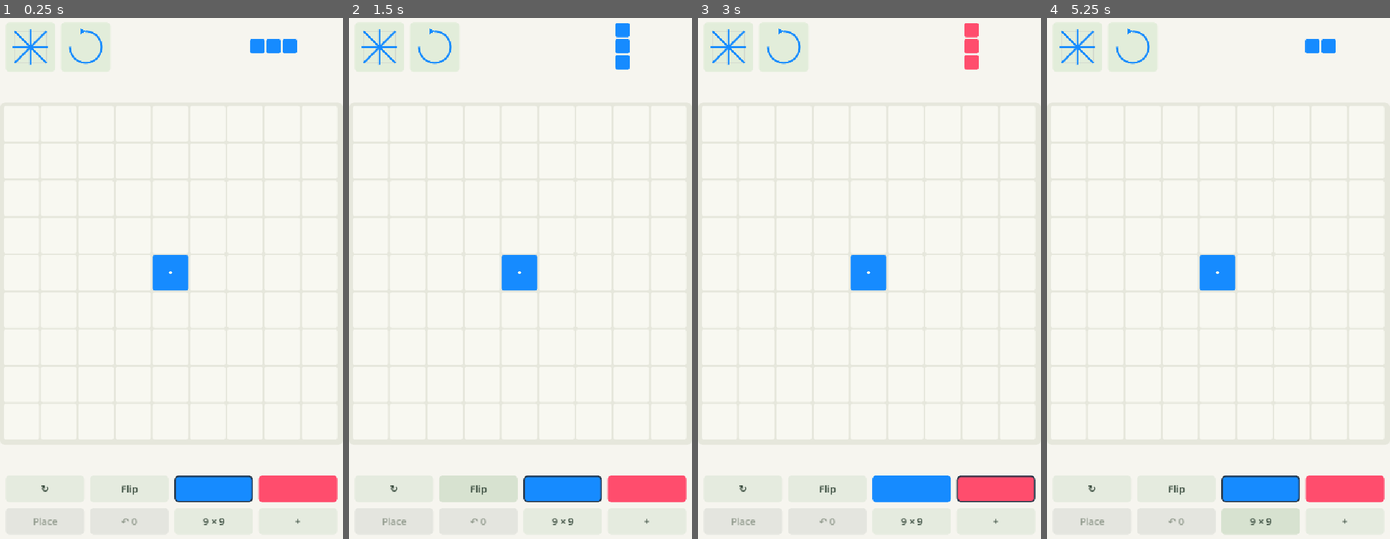
Above: before the commit, frames 1-4 (left to right).
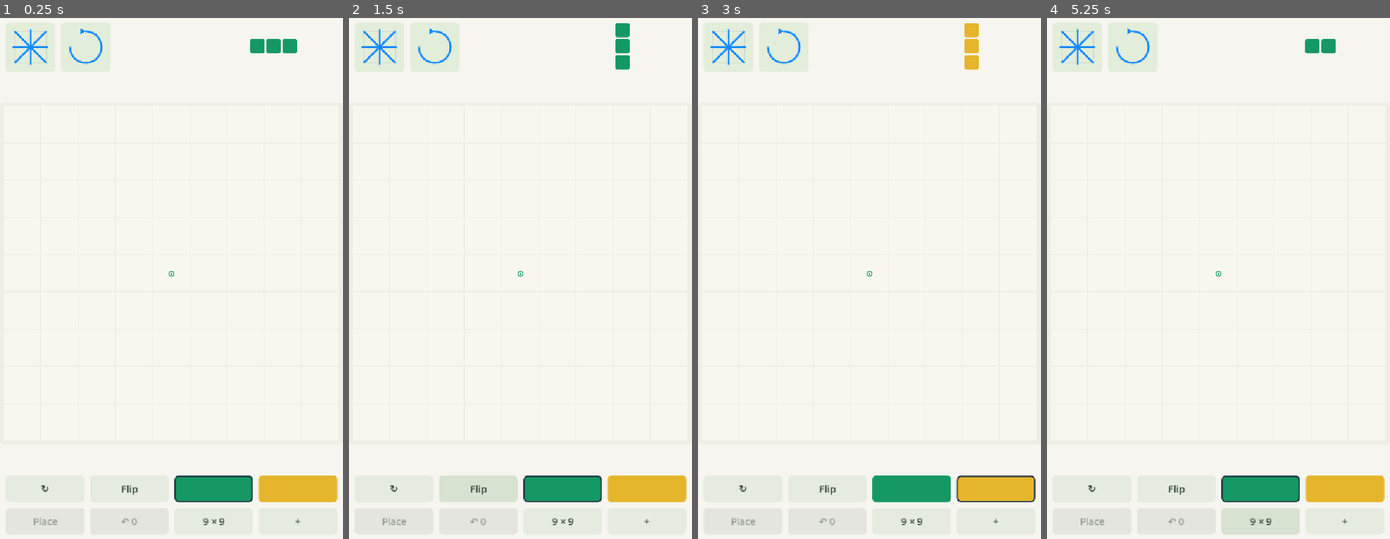
Above: after the commit, the same moments.

Repository: Shine-game/Tiles
Game: Godot game, scene res://main.tscn
The game is run twice, just before and just after one commit, with the same random seed, the same clock (stepped at 60 frames per second) and the same inputs.
Inputs (mouse positions are in pixels of both pictures, inside the frame that each line leads up to):
- Up to frame 1 (0.25 s): no input
- Up to frame 2 (1.5 s): click "↻" at 0.5 s; click "Flip" at 1.25 s
- Up to frame 3 (3 s): click (910, 486) at 2.02 s; click (996, 486) at 2.77 s
- Up to frame 4 (5.25 s): click "+" at 3.5 s; click "9 × 9" at 4.25 s; click "11 × 11" at 5 s

The runs differ from the first frame. In frame 1, 3.3% of the frame differs, in the area x 44-99%, y 4-93%; in frame 2, 3.3%; in frame 3, 3.3%; in frame 4, 3.2%.

Commit message:
Animate procedural vine growth, flowers, and blooming connections

Diff:
--- a/assets/icon.svg
+++ b/assets/icon.svg
@@ -1,5 +1,5 @@
 <svg xmlns="http://www.w3.org/2000/svg" width="512" height="512" viewBox="0 0 512 512">
 <rect width="512" height="512" rx="110" fill="#f6f5ef"/>
-<g fill="#168bff"><rect x="112" y="112" width="88" heigh …(290 unchanged characters)…
-<g fill="#ff4d6d"><rect x="312" y="112" width="88" height="88" rx="12"/><rect x="212" y="212" width="88" height="88" rx="12"/><rect x="112" y="312" width="88" height="88" rx="12"/></g>
+<g fill="#159864"><rect x="112" y="112" width="88" heigh …(290 unchanged characters)…
+<g fill="#e5b52c"><rect x="312" y="112" width="88" height="88" rx="12"/><rect x="212" y="212" width="88" height="88" rx="12"/><rect x="112" y="312" width="88" height="88" rx="12"/></g>
 </svg>
--- a/scripts/board_view.gd
+++ b/scripts/board_view.gd
@@ -1,14 +1,53 @@
 class_name TileBoardView
 extends Control
 
+signal growth_finished
 const Palette = preload("res://scripts/palette.gd")
+const Growth = preload("res://scripts/growth.gd")
 var board: Array = []
+var pattern = Growth.new()
+var clock := 0.0
+var growing := false
 var field := Rect2()
 var pitch := 1.0
 
 func _ready() -> void:
 	mouse_filter = Control.MOUSE_FILTER_IGNORE
 	resized.connect(queue_redraw)
+	set_process(false)
+
+func show_settled(grid: Array) -> void:
+	board = grid
+	pattern.build(grid, grid)
+	clock = 0
+	growing = false
+	set_process(false)
+	queue_redraw()
+
+func sync_board(grid: Array) -> void:
+	if pattern.board != grid:
+		show_settled(grid)
+
+func animate_growth(before: Array, after: Array) -> void:
+	board = after
+	pattern.build(before, after)
+	clock = 0
+	growing = pattern.duration > 0
+	set_process(growing)
+	queue_redraw()
+
+func advance_growth(delta: float) -> void:
+	if not growing:
+		return
+	clock = minf(pattern.duration, clock + maxf(0, delta))
+	if clock >= pattern.duration:
+		growing = false
+		set_process(false)
+		growth_finished.emit()
+	queue_redraw()
+
+func _process(delta: float) -> void:
+	advance_growth(delta)
 
 func update_geometry() -> void:
 	if board.is_empty():
@@ -17,32 +56,105 @@
 	field = Rect2((size - Vector2.ONE * side) / 2, Vector2.ONE * side)
 	pitch = (side - 16.0) / board.size()
 
+func _point(position_in_grid: Vector2) -> Vector2:
+	return field.position + Vector2(8, 8) + position_in_grid * pitch
+
+static func pop(progress: float) -> float:
+	var t: float = clampf(progress, 0, 1)
+	return smoothstep(0, 1, t) + sin(t * PI) * 0.15
+
 func _draw() -> void:
 	if board.is_empty():
 		return
 	update_geometry()
-	draw_style_box(_box(Color("e6e7dc"), 12), field)
+	var frame := StyleBoxFlat.new()
+	frame.bg_color = Color("eeeee5")
+	frame.set_corner_radius_all(10)
+	draw_style_box(frame, field)
+	# Occupancy stays logical: positioned squares give way to open floor.
 	for y in range(board.size()):
 		for x in range(board.size()):
-			var cell := Vector2i(x, y)
-			var rect := Rect2(field.position + Vector2(8, 8) + Vector2(cell) * pitch, Vector2.ONE * (pitch - 4))
-			var value: int = board[y][x]
-			var color := Color("f8f8f1") if value == 0 else Palette.tile(value)
-			draw_style_box(_box(color, 4), rect)
-			if cell == Vector2i(board.size() / 2, board.size() / 2):
-				draw_circle(rect.get_center(), 3, Color("f8f8f1"))
+			var rect := Rect2(_point(Vector2(x, y)), Vector2.ONE * (pitch - 2))
+			draw_rect(rect, Color("f8f7ef"))
+	for edge: Dictionary in pattern.edges:
+		_draw_edge(edge)
+	for link: Dictionary in pattern.links:
+		_draw_link(link)
+	for cell: Vector2i in pattern.arrivals:
+		var scale: float = pop((clock - float(pattern.arrivals[cell])) / Growth.CENTER_POP)
+		if scale > 0:
+			var center := _point(Vector2(cell) + Vector2(0.5, 0.5))
+			var color: Color = Palette.tile(board[cell.y][cell.x])
+			draw_arc(center, pitch * 0.065 * scale, 0, TAU, 24, color, maxf(1, pitch * 0.024), true)
+			draw_circle(center, pitch * 0.023 * scale, color, true, -1, true)
+	for corner: Vector2i in pattern.flowers:
+		_draw_flower(corner, pattern.flowers[corner])
 
-func _box(color: Color, radius: int) -> StyleBoxFlat:
-	var style := StyleBoxFlat.new()
-	style.bg_color = color
-	style.set_corner_radius_all(radius)
-	return style
+func _vine(a: Vector2, b: Vector2, start: float, end: float, ink: Color, wave: float) -> void:
+	if end <= start:
+		return
+	var points := PackedVector2Array()
+	var direction := b - a
+	var normal := Vector2(-direction.y, direction.x).normalized()
+	for i in range(17):
+		var t: float = lerpf(start, end, i / 16.0)
+		var displacement: float = sin(t * TAU + clock * 11) * sin(t * PI) * pitch * 0.035 * wave
+		points.append(a.lerp(b, t) + normal * displacement)
+	draw_polyline(points, ink, maxf(1.2, pitch * 0.035), true)
 
-func cell_at(position_in_board: Vector2) -> Vector2i:
-	var local := position_in_board - field.position - Vector2(8, 8)
-	if local.x < 0 or local.y < 0:
-		return Vector2i(-1, -1)
-	var cell := Vector2i(floori(local.x / pitch), floori(local.y / pitch))
-	if cell.x >= board.size() or cell.y >= board.size():
-		return Vector2i(-1, -1)
-	return cell
+func _draw_edge(edge: Dictionary) -> void:
+	var a := _point(Vector2(edge.a) + Vector2(0.5, 0.5))
+	var b := _point(Vector2(edge.b) + Vector2(0.5, 0.5))
+	var ink: Color = Palette.tile(edge.color)
+	var left: float = 1 if edge.old else clampf((clock - edge.start_a) / Growth.STEP, 0, 1)
+	var right: float = 1 if edge.old else clampf((clock - edge.start_b) / Growth.STEP, 0, 1)
+	var wave: float = 0 if edge.old else 1 - smoothstep(edge.finish, edge.finish + Growth.RIPPLE, clock)
+	if left + right >= 1:
+		_vine(a, b, 0, 1, ink, wave)
+	else:
+		_vine(a, b, 0, left, ink, wave)
+		_vine(a, b, 1 - right, 1, ink, wave)
+	if not edge.old:
+		var t: float = (clock - edge.finish) / Growth.STAR_POP
+		if t > 0 and t < 1:
+			_star(a.lerp(b, 0.5) + Vector2(0, -pitch * 0.09 * t), pitch * 0.07 * sin(PI * t), Color(Palette.accent(edge.color), 1 - t))
+
+func _draw_link(link: Dictionary) -> void:
+	var a := _point(Vector2(link.a))
+	var b := _point(Vector2(link.b))
+	var t: float = 1 if link.old else clampf((clock - link.start) / Growth.LINK_GROW, 0, 1)
+	_vine(a, b, 0, t, Palette.tile(link.color), 0 if link.old else 1 - t)
+	for fraction: float in [0.25, 0.5, 0.75]:
+		var scale: float = 1 if link.old else pop((clock - link.start - fraction * Growth.LINK_GROW) / Growth.STAR_POP)
+		if scale > 0:
+			_star(a.lerp(b, fraction), pitch * 0.055 * scale, Palette.accent(link.color))
+
+func _star(center: Vector2, radius: float, ink: Color) -> void:
+	# Subpixel polygons collapse to duplicate float coordinates during early pops.
+	if radius < 0.35 or ink.a <= 0.01:
+		return
+	var points := PackedVector2Array()
+	for i in range(8):
+		points.append(center + Vector2.from_angle(i * TAU / 8) * radius * (1.0 if i % 2 == 0 else 0.27))
+	draw_colored_polygon(points, ink)
+
+func _draw_flower(corner: Vector2i, flower: Dictionary) -> void:
+	var scale: float = pop((clock - flower.start) / Growth.FLOWER_POP)
+	if scale <= 0:
+		return
+	# Even the pop overshoot remains within radius 1/3 cell, inside its quarters.
+	var radius: float = pitch * Growth.FLOWER_RADIUS * minf(1, scale)
+	if radius < 0.5:
+		return
+	var center := _point(Vector2(corner))
+	var ink: Color = Palette.accent(flower.color)
+	for petal in range(8):
+		var angle: float = petal * TAU / 8
+		var outward := Vector2.from_angle(angle)
+		var sideways := Vector2(-outward.y, outward.x)
+		var points := PackedVector2Array()
+		for i in range(20):
+			var t: float = i * TAU / 20
+			points.append(center + outward * radius * (0.58 + cos(t) * 0.42) + sideways * sin(t) * radius * 0.20)
+		draw_colored_polygon(points, ink)
+	draw_circle(center, radius * 0.21, Palette.tile(flower.color), true, -1, true)
--- /dev/null
+++ b/scripts/growth.gd
@@ -0,0 +1,130 @@
+class_name TileGrowth
+extends RefCounted
+
+# A deterministic event schedule in board coordinates. Rendering never changes it.
+const STEP := 0.14
+const CENTER_POP := 0.18
+const FLOWER_POP := 0.26
+const LINK_GROW := 0.18
+const STAR_POP := 0.24
+const RIPPLE := 0.18
+const FLOWER_RADIUS := 1.0 / 3.0
+const DIRECTIONS := [Vector2i.LEFT, Vector2i.RIGHT, Vector2i.UP, Vector2i.DOWN]
+var board: Array = []
+var arrivals: Dictionary = {}
+var edges: Array = []
+var flowers: Dictionary = {}
+var links: Array = []
+var duration := 0.0
+
+static func value(grid: Array, cell: Vector2i) -> int:
+	if cell.y < 0 or cell.x < 0 or cell.y >= grid.size() or cell.x >= grid.size():
+		return 0
+	return grid[cell.y][cell.x]
+
+static func edge_key(a: Vector2i, b: Vector2i) -> Vector4i:
+	if a.y > b.y or (a.y == b.y and a.x > b.x):
+		return Vector4i(b.x, b.y, a.x, a.y)
+	return Vector4i(a.x, a.y, b.x, b.y)
+
+static func is_flower(grid: Array, corner: Vector2i, color: int) -> bool:
+	for offset: Vector2i in [Vector2i(-1, -1), Vector2i(0, -1), Vector2i(-1, 0), Vector2i.ZERO]:
+		if value(grid, corner + offset) != color:
+			return false
+	return color != 0
+
+func build(before: Array, after: Array) -> void:
+	board = after.duplicate(true)
+	arrivals.clear()
+	edges.clear()
+	flowers.clear()
+	links.clear()
+	duration = 0
+	var pending: Dictionary = {}
+	for y in range(board.size()):
+		for x in range(board.size()):
+			var cell := Vector2i(x, y)
+			var color: int = board[y][x]
+			if color == 0:
+				continue
+			if value(before, cell) == color:
+				arrivals[cell] = -100.0
+			else:
+				pending[cell] = true
+	# Find each new same-color component. Existing neighbors are simultaneous
+	# sources; an independent component awakens all of its centers at t=0.
+	while not pending.is_empty():
+		var first: Vector2i = pending.keys()[0]
+		var component: Array = [first]
+		pending.erase(first)
+		var cursor := 0
+		while cursor < component.size():
+			var cell: Vector2i = component[cursor]
+			cursor += 1
+			for direction: Vector2i in DIRECTIONS:
+				var neighbor := cell + direction
+				if pending.has(neighbor) and value(board, neighbor) == value(board, cell):
+					pending.erase(neighbor)
+					component.append(neighbor)
+		var wave: Array = []
+		for cell: Vector2i in component:
+			arrivals[cell] = INF
+			for direction: Vector2i in DIRECTIONS:
+				if value(before, cell + direction) == value(board, cell):
+					arrivals[cell] = STEP
+					wave.append(cell)
+					break
+		if wave.is_empty():
+			for cell: Vector2i in component:
+				arrivals[cell] = 0.0
+		else:
+			cursor = 0
+			while cursor < wave.size():
+				var cell: Vector2i = wave[cursor]
+				cursor += 1
+				for direction: Vector2i in DIRECTIONS:
+					var neighbor := cell + direction
+					if component.has(neighbor) and float(arrivals[neighbor]) > float(arrivals[cell]) + STEP:
+						arrivals[neighbor] = float(arrivals[cell]) + STEP
+						wave.append(neighbor)
+		for cell: Vector2i in component:
+			duration = maxf(duration, float(arrivals[cell]) + CENTER_POP)
+	var lookup: Dictionary = {}
+	for cell: Vector2i in arrivals:
+		for direction: Vector2i in [Vector2i.RIGHT, Vector2i.DOWN]:
+			var other := cell + direction
+			if value(board, other) != value(board, cell):
+				continue
+			var old: bool = value(before, cell) == value(board, cell) and value(before, other) == value(board, cell)
+			var a: float = maxf(0, arrivals[cell])
+			var b: float = maxf(0, arrivals[other])
+			var finish: float = minf(a, b) + STEP if absf(a - b) >= STEP else (a + b + STEP) / 2.0
+			var edge := {"a": cell, "b": other, "color": value(board, cell), "start_a": a, "start_b": b, "finish": 0.0 if old else finish, "old": old}
+			edges.append(edge)
+			lookup[edge_key(cell, other)] = edge
+			if not old:
+				duration = maxf(duration, finish + maxf(RIPPLE, STAR_POP))
+	for y in range(1, board.size()):
+		for x in range(1, board.size()):
+			var corner := Vector2i(x, y)
+			var color: int = value(board, corner)
+			if not is_flower(board, corner, color):
+				continue
+			var old: bool = is_flower(before, corner, color)
+			var around: Array = [corner + Vector2i(-1, -1), corner + Vector2i(0, -1), corner, corner + Vector2i(-1, 0)]
+			var start := -100.0 if old else 0.0
+			if not old:
+				for i in range(4):
+					start = maxf(start, lookup[edge_key(around[i], around[(i + 1) % 4])].finish)
+				duration = maxf(duration, start + FLOWER_POP)
+			flowers[corner] = {"color": color, "start": start, "old": old}
+	for corner: Vector2i in flowers:
+		for direction: Vector2i in [Vector2i.RIGHT, Vector2i.DOWN]:
+			var other := corner + direction
+			if not flowers.has(other) or flowers[corner].color != flowers[other].color:
+				continue
+			var old: bool = flowers[corner].old and flowers[other].old
+			var start: float = -100 if old else maxf(flowers[corner].start, flowers[other].start) + FLOWER_POP * 0.45
+			links.append({"a": corner, "b": other, "color": flowers[corner].color, "start": start, "old": old})
+			if not old:
+				duration = maxf(duration, start + LINK_GROW + STAR_POP)
--- a/scripts/main.gd
+++ b/scripts/main.gd
@@ -72,6 +72,7 @@
 	add_child(piece_view)
 	board_view = BoardView.new()
 	add_child(board_view)
+	board_view.growth_finished.connect(_preview)
 	rotate_button = _button("↻", _rotate)
 	flip_button = _button("Flip", _flip)
 	blue_button = _button("", func(): _choose_color(Rules.BLUE))
@@ -146,7 +147,7 @@
 		_update_floating_position()
 
 func _refresh() -> void:
-	board_view.board = game.board
+	board_view.sync_board(game.board)
 	piece_view.cells = [] if game.over else cells
 	piece_view.color = game.current_color
 	piece_view.queue_redraw()
@@ -192,7 +193,7 @@
 			for cell: Vector2i in cells:
 				proposed[selected.y + cell.y][selected.x + cell.x] = game.current_color
 	floating_piece.valid = legal
-	place_button.disabled = not physical or game.over
+	place_button.disabled = not physical or game.over or board_view.growing
 	_update_summaries(proposed)
 	_update_floating_position()
 
@@ -257,11 +258,13 @@
 		_update_floating_position()
 
 func _place() -> void:
-	if not has_hover:
+	if not has_hover or board_view.growing:
 		return
+	var before: Array = game.board
 	var result: Dictionary = game.place(cells, selected)
 	if not result.ok:
 		return
+	board_view.animate_growth(before, game.board)
 	cells = [] if game.over else game.piece().cells
 	_clear_selection()
 	_refresh()
@@ -288,6 +291,7 @@
 
 func _undo() -> void:
 	if game.undo():
+		board_view.show_settled(game.board)
 		cells = game.restored_cells
 		_clear_selection()
 		_refresh()
@@ -298,6 +302,7 @@
 
 func _reset() -> void:
 	game = Game.new(requested_size)
+	board_view.show_settled(game.board)
 	cells = game.piece().cells
 	size_picker.text = "%d × %d" % [requested_size, requested_size]
 	_clear_selection()
--- a/scripts/palette.gd
+++ b/scripts/palette.gd
@@ -1,10 +1,14 @@
 class_name TilePalette
 extends RefCounted
 
-const BLUE := Color("168bff")
-const CORAL := Color("ff4d6d")
+# Keep stable logical IDs; the flora palette now uses green and yellow.
+const BLUE := Color("159864")
+const CORAL := Color("e5b52c")
 const INVALID := Color("96999c")
 const INVALID_BORDER := Color("6f7377")
 
 static func tile(color: int) -> Color:
 	return BLUE if color == 1 else CORAL
+
+static func accent(color: int) -> Color:
+	return CORAL if color == 1 else BLUE
--- /dev/null
+++ b/tests/render_growth.gd
@@ -0,0 +1,44 @@
+# Optional visual review tool. Run on a graphical display; output is ignored by Git.
+extends SceneTree
+
+const Rules = preload("res://scripts/rules.gd")
+
+func _initialize() -> void:
+	_run.call_deferred()
+
+func _run() -> void:
+	root.size = Vector2i(720, 1100)
+	var scene = load("res://main.tscn").instantiate()
+	root.add_child(scene)
+	for i in range(4):
+		await process_frame
+	var before: Array = Rules.create_board(9)
+	for y in range(1, 3):
+		for x in range(3, 6):
+			before[y][x] = Rules.BLUE
+	for y in range(5, 8):
+		for x in range(3, 6):
+			before[y][x] = Rules.CORAL
+	scene.game.board = before
+	scene.game.queue[scene.game.index] = "I3"
+	scene.game.current_color = Rules.BLUE
+	scene.game._refresh_over()
+	scene.cells = Rules.PIECES.I3.cells
+	scene.selected = Vector2i(3, 3)
+	scene.has_hover = true
+	scene._refresh()
+	DirAccess.make_dir_recursive_absolute("res://build/growth-frames")
+	for i in range(48):
+		if i == 6:
+			scene._place()
+			scene.board_view.set_process(false)
+		await process_frame
+		await RenderingServer.frame_post_draw
+		root.get_texture().get_image().save_png("res://build/growth-frames/%03d.png" % i)
+		if i >= 6:
+			scene.board_view.advance_growth(1.0 / 30.0)
+	root.get_texture().get_image().save_png("res://build/growth-preview.png")
+	print("Captured 48 frames; Place triggered the new growth. Resolved: ", not scene.board_view.growing)
+	scene.queue_free()
+	await process_frame
+	quit()
--- /dev/null
+++ b/tests/test_growth.gd
@@ -0,0 +1,126 @@
+extends SceneTree
+
+const Growth = preload("res://scripts/growth.gd")
+const Rules = preload("res://scripts/rules.gd")
+const BoardView = preload("res://scripts/board_view.gd")
+const Palette = preload("res://scripts/palette.gd")
+var checks := 0
+var failures := 0
+
+func check(condition: bool, description: String) -> void:
+	checks += 1
+	if not condition:
+		failures += 1
+		push_error("FAIL: " + description)
+
+func near(a: float, b: float) -> bool:
+	return absf(a - b) < 0.00001
+
+func _initialize() -> void:
+	var before: Array = Rules.empty_board(9)
+	before[2][0] = Rules.BLUE
+	var after: Array = before.duplicate(true)
+	for x in range(1, 5):
+		after[2][x] = Rules.BLUE
+	var growth = Growth.new()
+	growth.build(before, after)
+	for x in range(1, 5):
+		check(near(growth.arrivals[Vector2i(x, 2)], x * Growth.STEP), "growth reaches each chain square in sequence")
+	check(growth.edges.size() == 4, "chain has only side connections")
+	check(growth.flowers.is_empty(), "open chain cannot bloom")
+	check(growth.duration >= 4 * Growth.STEP + Growth.CENTER_POP, "resolution includes the last center pop")
+	before = Rules.empty_board(9)
+	before[2][0] = Rules.BLUE
+	before[2][4] = Rules.BLUE
+	after = before.duplicate(true)
+	for x in range(1, 4):
+		after[2][x] = Rules.BLUE
+	growth.build(before, after)
+	check(near(growth.arrivals[Vector2i(1, 2)], Growth.STEP), "left contact launches a front")
+	check(near(growth.arrivals[Vector2i(3, 2)], Growth.STEP), "right contact launches a simultaneous front")
+	check(near(growth.arrivals[Vector2i(2, 2)], 2 * Growth.STEP), "fronts meet at the central square")
+	# Different-color contact and corner-only contact never supply a growth source.
+	before = Rules.empty_board(9)
+	before[2][0] = Rules.CORAL
+	after = before.duplicate(true)
+	after[2][1] = Rules.BLUE
+	after[2][2] = Rules.BLUE
+	growth.build(before, after)
+	check(near(growth.arrivals[Vector2i(1, 2)], 0) and near(growth.arrivals[Vector2i(2, 2)], 0), "independent centers awaken together")
+	check(growth.edges.size() == 1, "different colors do not connect")
+	check(near(growth.edges[0].finish, Growth.STEP / 2), "opposite fronts meet at the shared side midpoint")
+	before = Rules.empty_board(9)
+	before[0][0] = Rules.BLUE
+	after = before.duplicate(true)
+	after[1][1] = Rules.BLUE
+	growth.build(before, after)
+	check(near(growth.arrivals[Vector2i(1, 1)], 0) and growth.edges.is_empty(), "corner-only contact remains independent")
+	for color: int in [Rules.BLUE, Rules.CORAL]:
+		before = Rules.empty_board(9)
+		after = before.duplicate(true)
+		for y in range(2):
+			for x in range(2):
+				after[y][x] = color
+		growth.build(before, after)
+		check(growth.flowers.size() == 1, "2 by 2 produces exactly one corner flower")
+		check(growth.flowers.has(Vector2i(1, 1)), "flower occupies the shared corner")
+		check(near(growth.flowers[Vector2i(1, 1)].start, Growth.STEP / 2), "flower waits for the last loop connection")
+		check(Palette.accent(color) == Palette.tile(3 - color), "flowers invert the two network colors")
+		after[0][0] = 3 - color
+		growth.build(before, after)
+		check(growth.flowers.is_empty(), "mixed-color 2 by 2 does not flower")
+	before = Rules.empty_board(9)
+	after = before.duplicate(true)
+	for y in range(3):
+		for x in range(3):
+			after[y][x] = Rules.BLUE
+	growth.build(before, after)
+	check(growth.flowers.size() == 4, "3 by 3 creates four flowers")
+	check(growth.links.size() == 4, "four flowers establish a closed ring of blooming vines")
+	for corner: Vector2i in growth.flowers:
+		var degree := 0
+		for link: Dictionary in growth.links:
+			if link.a == corner or link.b == corner:
+				degree += 1
+		check(degree == 2, "each ring flower connects to its two neighbors")
+	for link: Dictionary in growth.links:
+		check(link.start >= growth.flowers[link.a].start and link.start >= growth.flowers[link.b].start, "blooming vine waits for both flowers")
+		check(growth.duration >= link.start + Growth.LINK_GROW + Growth.STAR_POP, "resolution includes vine stars")
+	check(Growth.FLOWER_RADIUS <= 1.0 / 3.0, "flowers have a maximum radius of one third of a square")
+	check(2 * Growth.FLOWER_RADIUS < 1, "neighboring flowers cannot overlap")
+	# Expand an established square with a domino: preserve the old flower,
+	# open the second, and decorate their connecting vine only once.
+	before = Rules.empty_board(9)
+	for y in range(2):
+		for x in range(2):
+			before[y][x] = Rules.BLUE
+	after = before.duplicate(true)
+	after[0][2] = Rules.BLUE
+	after[1][2] = Rules.BLUE
+	growth.build(before, after)
+	check(growth.flowers.size() == 2 and growth.links.size() == 1, "domino beside a square creates two connected blooms")
+	check(growth.flowers[Vector2i(1, 1)].old, "established flower never restarts")
+	check(not growth.flowers[Vector2i(2, 1)].old, "new flower gets an opening animation")
+	for edge: Dictionary in growth.edges:
+		if edge.old:
+			check(near(edge.finish, 0), "existing vines never restart")
+	var settled = Growth.new()
+	settled.build(after, after)
+	check(settled.edges.size() == growth.edges.size() and settled.flowers.size() == growth.flowers.size() and settled.links.size() == growth.links.size(), "settled structure is independent of placement order")
+	check(near(settled.duration, 0), "restoring a board does not create new growth")
+	# Resolution is based on elapsed time, not rendered frames; cancellation
+	# leaves no timer callbacks that could modify a restored board later.
+	var view = BoardView.new()
+	view.animate_growth(before, after)
+	check(view.growing, "accepted placement starts growth immediately")
+	view.advance_growth(view.pattern.duration / 2)
+	check(view.growing, "growth remains busy midway through blooming")
+	view.advance_growth(100)
+	check(not view.growing, "all scheduled growth eventually resolves")
+	view.animate_growth(before, after)
+	view.show_settled(before)
+	view.advance_growth(100)
+	check(not view.growing and view.pattern.board == before, "undo cancels all pending growth")
+	view.free()
+	print("Growth: %d checks, %d failures" % [checks, failures])
+	quit(1 if failures else 0)
--- a/tests/test_ui.gd
+++ b/tests/test_ui.gd
@@ -96,6 +96,29 @@
 	scene.place_button.pressed.emit()
 	check(scene.game.moves == 1, "Place commits the hovering piece")
 	check(not scene.has_hover, "commit clears floating piece")
+	check(scene.board_view.growing, "Place starts the committed pattern's growth")
+	var pending_move: Dictionary = Rules.first_legal_move(scene.game.board, scene.game.piece())
+	scene.cells = pending_move.cells
+	scene._choose_color(pending_move.color)
+	var pending_grab: Vector2i = scene.cells[0]
+	touch(scene, source_point(scene, pending_grab), true)
+	drag(scene, board_point(scene, pending_move.anchor + pending_grab))
+	touch(scene, board_point(scene, pending_move.anchor + pending_grab), false)
+	check(scene.has_hover and not scene.dragging, "next piece remains draggable while growth resolves")
+	check(scene.place_button.disabled, "physically valid next piece cannot be placed during growth")
+	var committed_moves: int = scene.game.moves
+	scene._place()
+	check(scene.game.moves == committed_moves, "controller rejects early placement even without a button click")
+	var committed_flowers: int = scene.board_view.pattern.flowers.size()
+	scene._flip()
+	scene._choose_color(3 - scene.game.current_color)
+	check(scene.board_view.pattern.flowers.size() == committed_flowers, "preview changes never mutate committed growth")
+	# Restore the valid hovering orientation/color and complete the timeline.
+	scene.cells = pending_move.cells
+	scene._choose_color(pending_move.color)
+	scene.board_view.advance_growth(scene.board_view.pattern.duration + 1)
+	check(not scene.board_view.growing and not scene.place_button.disabled, "Place unlocks automatically after all growth resolves")
+
 	scene.undo_button.pressed.emit()
 	check(scene.game.board == original_board and scene.cells == scene.game.piece().cells, "Back restores board and refreshes the offered piece")
 	check(scene.game.current_color == Rules.CORAL, "Back restores color")
@@ -120,6 +143,7 @@
 	check(scene.game.lost and scene.game.over, "confirming symmetry conflict ends game")
 	scene.undo_button.pressed.emit()
 	check(not scene.game.over, "Back reopens a lost game")
+	check(not scene.board_view.growing and scene.board_view.pattern.board == scene.game.board, "Back cancels pending decoration after a loss")
 	scene.blue_button.pressed.emit()
 	touch(scene, source_point(scene, Vector2i.ZERO), true)
 	drag(scene, board_point(scene, Vector2i(2, 1)))
Not shown, added: scripts/growth.gd.uid
Not shown, added: tests/render_growth.gd.uid
Not shown, added: tests/test_growth.gd.uid
